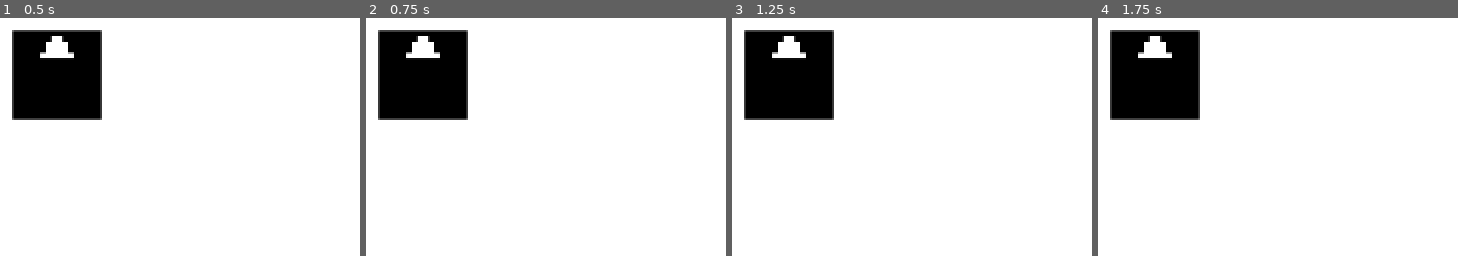
Above: before the commit, frames 1-4 (left to right).
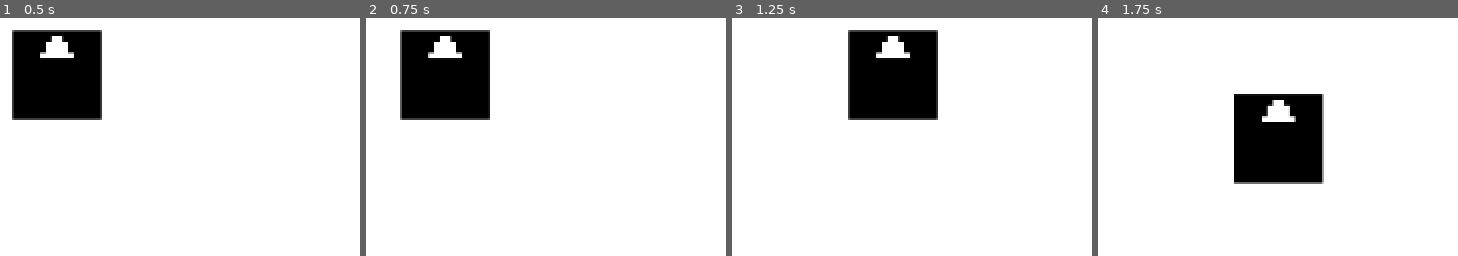
Above: after the commit, the same moments.

Repository: Marcin-Lach/javsc
Game: Godot game, scene res://main.tscn
Two runs of this game, one before a commit and one after it. Both use one fixed random seed, a clock stepped at 60 frames per second and the inputs below.
Inputs:
- Up to frame 1 (0.5 s): no input
- Up to frame 2 (0.75 s): tap Enter at 0.5 s; hold Right from 0.53 s (still down)
- Up to frame 3 (1.25 s): keep holding Right
- Up to frame 4 (1.75 s): release Right at 1.28 s; hold Down from 1.28 s (still down)

Frame 1 is identical in both runs. In frame 2, 6.1% of the frame differs, in the area x 3-35%, y 5-43%; in frame 3, 18%; in frame 4, 18%, in the area x 3-63%, y 5-70%.

Commit message:
Added script for PlayerMovement
Take one step left and one step right
One to the front and one to the side

Diff:
--- /dev/null
+++ b/src/PlayerMovement.gd
@@ -0,0 +1,24 @@
+extends RigidBody2D
+
+
+# Called when the node enters the scene tree for the first time.
+func _ready():
+	pass # Replace with function body.
+
+
+# Called every frame. 'delta' is the elapsed time since the previous frame.
+func _process(delta):
+	pass
+
+func _physics_process(delta):
+	if Input.is_key_pressed(KEY_RIGHT):
+		linear_velocity.x += 10
+
+	if Input.is_key_pressed(KEY_LEFT):
+		linear_velocity.x -= 10
+
+	if Input.is_key_pressed(KEY_UP):
+		linear_velocity.y -= 10
+
+	if Input.is_key_pressed(KEY_DOWN):
+		linear_velocity.y += 10
--- a/src/main.tscn
+++ b/src/main.tscn
@@ -1,6 +1,7 @@
-[gd_scene load_steps=3 format=3 uid="uid://2e8hhgmk1ls3"]
+[gd_scene load_steps=4 format=3 uid="uid://2e8hhgmk1ls3"]
 
 [ext_resource type="Texture2D" uid="uid://jrr7qxwty5og" path="res://player-sprite.png" id="1_j81ll"]
+[ext_resource type="Script" path="res://PlayerMovement.gd" id="1_k0icr"]
 
 [sub_resource type="RectangleShape2D" id="RectangleShape2D_8su84"]
 size = Vector2(16, 16)
@@ -9,6 +10,8 @@
 
 [node name="Player" type="RigidBody2D" parent="."]
 gravity_scale = 0.0
+linear_damp = 15.0
+script = ExtResource("1_k0icr")
 
 [node name="CollisionShape2D" type="CollisionShape2D" parent="Player"]
 shape = SubResource("RectangleShape2D_8su84")
